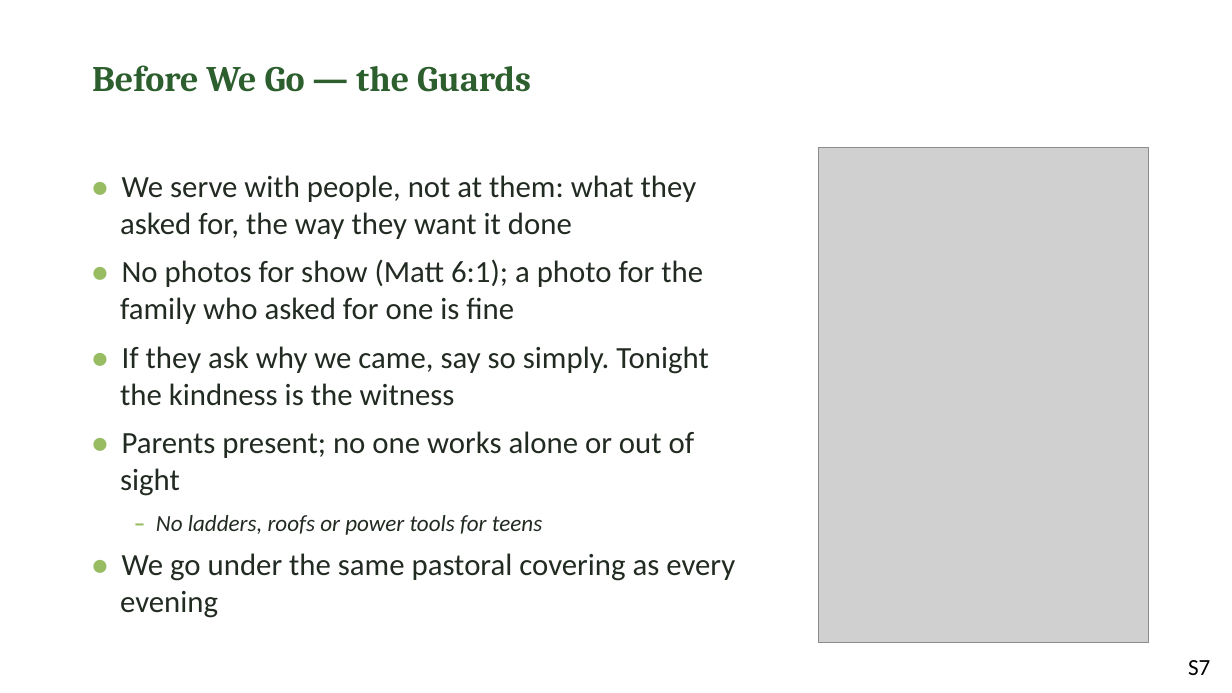
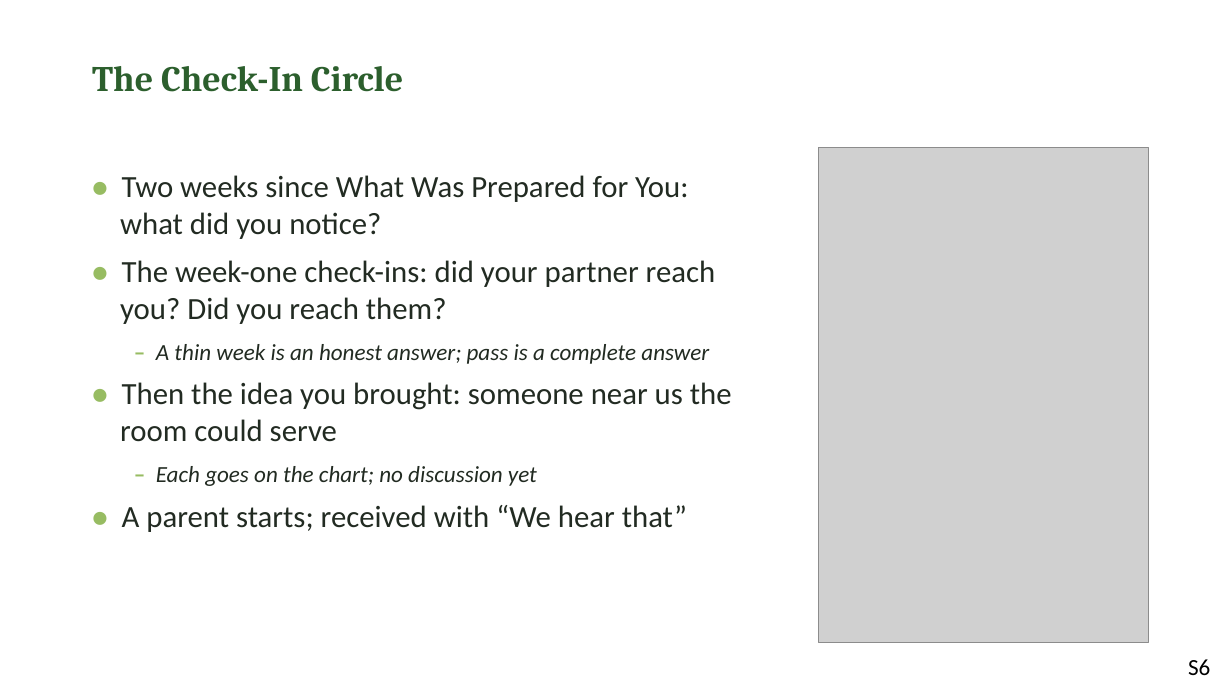
Before and after one commit to jgtittle-ministries/fellowship-of-the-heart-pilot-at-cca, a slide deck: slide 6 of docs/evening/materials/evening-13-slides.pptx (slide 7 before the commit). Drawn at 1232x693 pixels with LibreOffice and Linux fonts; fonts in the diff are those of the drawing; grey boxes stand for pictures. Boxes give left, top, right and bottom in pixels: in the first picture for what was removed or moved away, otherwise in the second. Text is boxed around its words. In the diff, an @@ line names an element or a change of style, - is before the commit and + after.

```diff
--- a/docs/evening/materials/evening-13-slides.pptx
+++ b/docs/evening/materials/evening-13-slides.pptx
@@ text at (x1=92, y1=66, x2=403, y2=92): text changed @@
-Before We Go — the Guards
+The Check-In Circle
@@ text at (x1=120, y1=175, x2=732, y2=532): text changed @@
-• We serve with people, not at them: what they asked for, the way they want it done
-• No photos for show (Matt 6:1); a photo for the family who asked for one is fine
-• If they ask why we came, say so simply. Tonight the kindness is the witness
-• Parents present; no one works alone or out of sight
-– No ladders, roofs or power tools for teens
-• We go under the same pastoral covering as every evening
+• Two weeks since What Was Prepared for You: what did you notice?
+• The week-one check-ins: did your partner reach you? Did you reach them?
+– A thin week is an honest answer; pass is a complete answer
+• Then the idea you brought: someone near us the room could serve
+– Each goes on the chart; no discussion yet
+• A parent starts; received with “We hear that”
@@ text at (x1=1188, y1=659, x2=1210, y2=675): text changed @@
-S7
+S6
```
Also in this commit, not shown: 11 other slides changed, 4 slides added, 8 other files.
